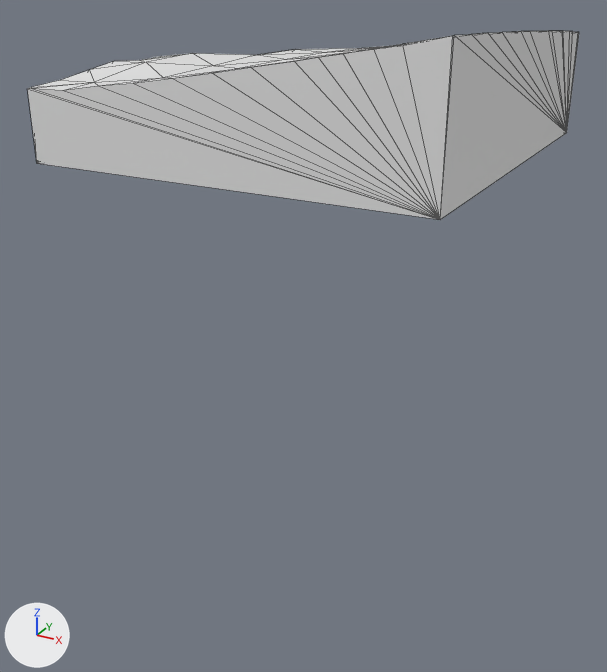
Two versions of the glTF model assets/terrain/surface_pieces/surf_7_25.glb, one commit apart.
Camera for both pictures: a 50 mm lens placed at (-67.49, -27.16, -27.88), pointed at (-72.56, -17.93, -32.5). The lights are fixed; the arrows at lower left show +X, +Y and +Z. The first picture is the older version. Mesh edges are drawn as thin lines. Where no turn or scale is listed for an object, it has been applied to the vertices.

In view in the first picture: 'geometry_0'.
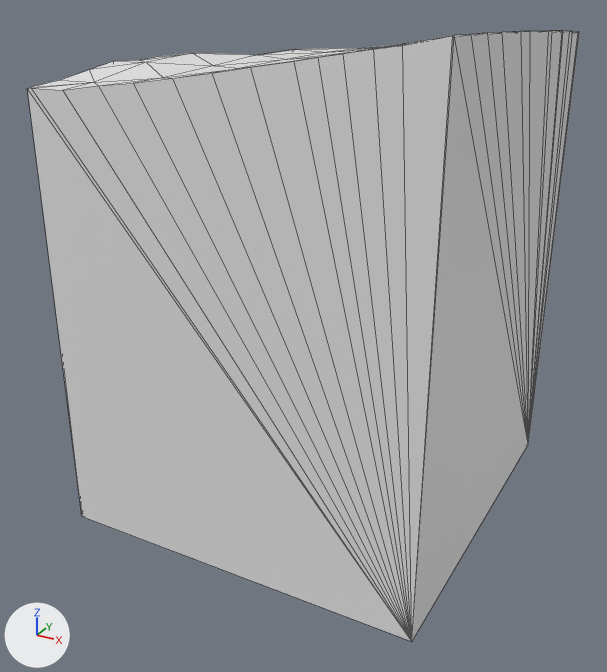
The change, as JSON lines over the scene's bpy script:
```json
{"block": "me_geometry_0", "where": "# used by ob_geometry_0; location = (0.0, 0.0, 0.0)"}
{"op": "remove", "block": "me_geometry_0", "code": "me_geometry_0.from_pydata(...)  # 84 vertices, 164 faces; spans x -75.0..-70.0, y -20.0..-15.0, z -30.0..-28.41"}
{"op": "add", "block": "me_geometry_0", "code": "me_geometry_0.from_pydata(...)  # 84 vertices, 164 faces; spans x -75.0..-70.0, y -20.0..-15.0, z -35.0..-28.41"}
{"block": "me_geometry_0", "change": "me_geometry_0 part 1"}
{"block": "me_geometry_0", "change": "4 vertices are removed from x -75.0..-70.0, y -20.0..-15.0, z -30.0"}
{"block": "me_geometry_0", "change": "56 faces are deleted"}
{"block": "me_geometry_0", "change": "4 vertices are added at (-75.0, -15.0, -35.0), (-75.0, -20.0, -35.0), (-70.0, -15.0, -35.0), (-70.0, -20.0, -35.0)"}
{"block": "me_geometry_0", "change": "56 new faces join them"}
```

Where the change shows, as pixel boxes (x1, y1, x2, y2) in the pictures (607 x 672 px):
```json
{"object": "geometry_0", "change": "reshaped", "before": [28, 31, 579, 220], "after": [28, 31, 579, 641], "on screen": "222% taller"}
```
